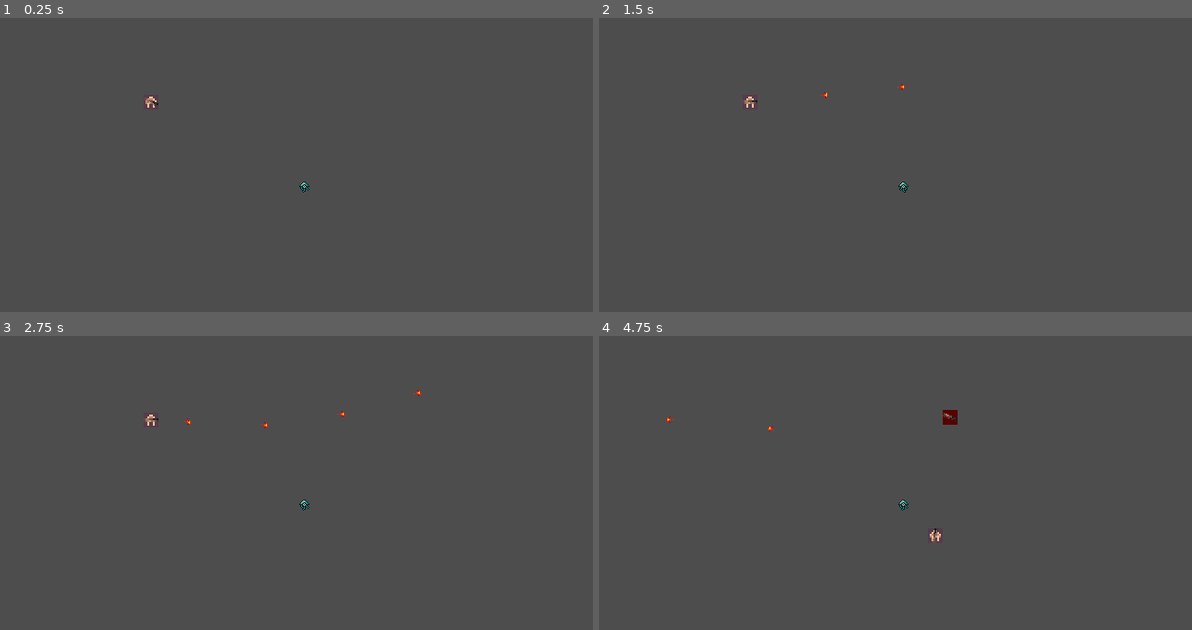
Above: before the commit, frames 1-4 (two rows, left to right).
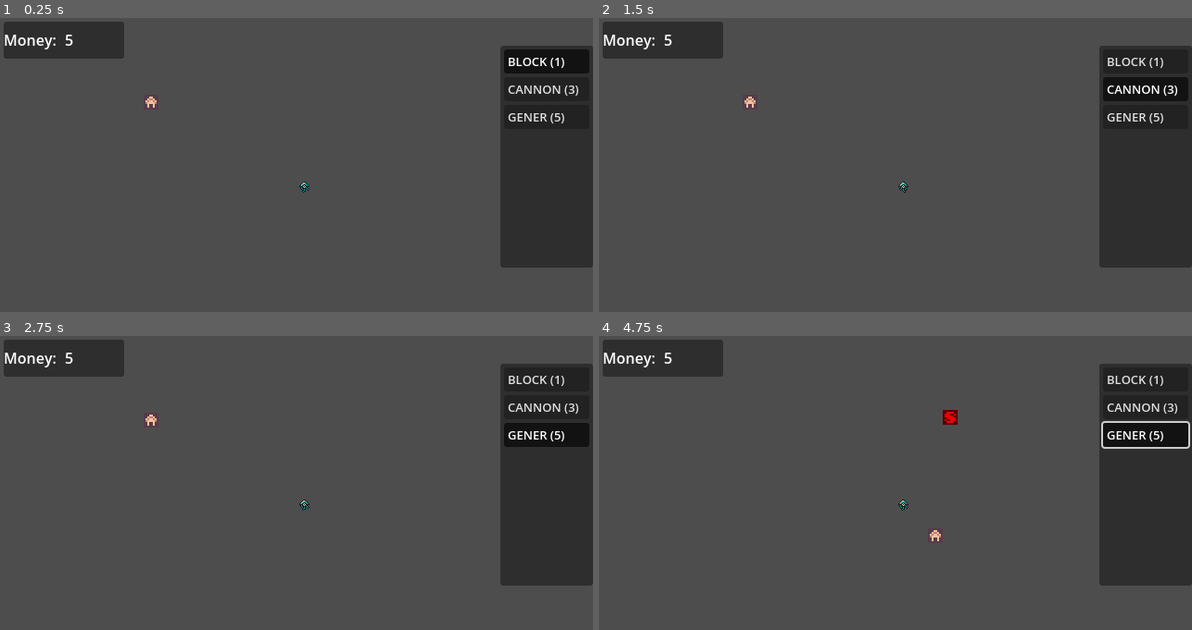
Above: after the commit, the same moments.

Repository: Befrimon/SpaceJourney
Game: Godot game, scene res://scenes/main.tscn
The game is run twice, just before and just after one commit, with the same random seed, the same clock (stepped at 60 frames per second) and the same inputs.
Inputs (mouse positions are in pixels of both pictures, inside the frame that each line leads up to):
- Up to frame 1 (0.25 s): no input
- Up to frame 2 (1.5 s): click (1144, 62) at 0.5 s, where only the run after the commit has a clickable "BLOCK (1)"; click (1144, 88) at 1.25 s, where only the run after the commit has a clickable "CANNON (3)"
- Up to frame 3 (2.75 s): click (545, 435) at 2 s, where only the run after the commit has a clickable "GENER (5)"
- Up to frame 4 (4.75 s): move the mouse to (747, 421) at 2.77 s; hold D (right) 2.78-3.53 s; click (747, 421) at 2.85 s; tap Tab (switch_build) at 3.05, 3.6, 4.55 s; move the mouse to (759, 421) at 3.52 s; hold S (down) 3.53-4.28 s; click (759, 421) at 3.8 s; move the mouse to (954, 418) at 4.27 s; hold D (right) from 4.28 s (still down); click (954, 418) at 4.35 s

The runs differ from the first frame. In frame 1, 14% of the frame differs, in the area x 0-100%, y 1-85%; in frame 2, 14%; in frame 3, 14%; in frame 4, 14%.

Commit message:
Now add cannons, ui and money

Diff:
--- a/project.godot
+++ b/project.godot
@@ -19,6 +19,7 @@
 
 SceneManager="*uid://bqhaoi7ojjnes"
 Constants="*uid://3t88ngxwkqq5"
+Global="*uid://cywqv5ffgifq7"
 
 [display]
 
--- /dev/null
+++ b/resources/shop_group.tres
@@ -0,0 +1,4 @@
+[gd_resource type="ButtonGroup" format=3 uid="uid://c66we7j5pl7u3"]
+
+[resource]
+allow_unpress = true
--- a/resources/tile/block.tres
+++ b/resources/tile/block.tres
@@ -1,14 +1,15 @@
 [gd_resource type="Resource" script_class="MyTileData" format=3 uid="uid://c58nsa68doo2u"]
 
-[ext_resource type="Script" uid="uid://nox1a0ixv83j" path="res://scripts/resources/tile_data.gd" id="1_pojkr"]
-[ext_resource type="Texture2D" uid="uid://dwtfj4pokbxc" path="res://assets/Style E/tilemap_packed.png" id="2_c4jau"]
+[ext_resource type="Script" uid="uid://nox1a0ixv83j" path="res://scripts/resources/tile_data.gd" id="1_qxnln"]
+[ext_resource type="Texture2D" uid="uid://dwtfj4pokbxc" path="res://assets/Style E/tilemap_packed.png" id="2_abvub"]
 
 [sub_resource type="AtlasTexture" id="AtlasTexture_id3vc"]
-atlas = ExtResource("2_c4jau")
+atlas = ExtResource("2_abvub")
 region = Rect2(32, 16, 8, 8)
 
 [resource]
-script = ExtResource("1_pojkr")
+script = ExtResource("1_qxnln")
 name = "Block"
+cost = 1
 texture = SubResource("AtlasTexture_id3vc")
 metadata/_custom_type_script = "uid://nox1a0ixv83j"
--- /dev/null
+++ b/resources/tile/cannon.tres
@@ -0,0 +1,16 @@
+[gd_resource type="Resource" script_class="MyTileData" format=3 uid="uid://cchrl52u3sjhq"]
+
+[ext_resource type="Script" uid="uid://nox1a0ixv83j" path="res://scripts/resources/tile_data.gd" id="1_by7fr"]
+[ext_resource type="Texture2D" uid="uid://dwtfj4pokbxc" path="res://assets/Style E/tilemap_packed.png" id="2_an3s7"]
+
+[sub_resource type="AtlasTexture" id="AtlasTexture_id3vc"]
+atlas = ExtResource("2_an3s7")
+region = Rect2(32, 16, 8, 8)
+
+[resource]
+script = ExtResource("1_by7fr")
+name = "Cannon"
+cost = 3
+texture = SubResource("AtlasTexture_id3vc")
+has_cannon = true
+metadata/_custom_type_script = "uid://nox1a0ixv83j"
--- /dev/null
+++ b/resources/tile/generator.tres
@@ -0,0 +1,16 @@
+[gd_resource type="Resource" script_class="MyTileData" format=3 uid="uid://bonxe5pryw2ao"]
+
+[ext_resource type="Script" uid="uid://nox1a0ixv83j" path="res://scripts/resources/tile_data.gd" id="1_3kbhl"]
+[ext_resource type="Texture2D" uid="uid://dwtfj4pokbxc" path="res://assets/Style E/tilemap_packed.png" id="2_734c4"]
+
+[sub_resource type="AtlasTexture" id="AtlasTexture_t1hqp"]
+atlas = ExtResource("2_734c4")
+region = Rect2(24, 32, 8, 8)
+
+[resource]
+script = ExtResource("1_3kbhl")
+name = "Generator"
+cost = 5
+texture = SubResource("AtlasTexture_t1hqp")
+money_income_delay = 1.0
+metadata/_custom_type_script = "uid://nox1a0ixv83j"
--- /dev/null
+++ b/scenes/game_ui.tscn
@@ -0,0 +1,141 @@
+[gd_scene format=3 uid="uid://b7nc8s2238kml"]
+
+[ext_resource type="Script" uid="uid://cg1t85gc807fo" path="res://scripts/game_ui.gd" id="1_yubou"]
+[ext_resource type="Resource" uid="uid://c58nsa68doo2u" path="res://resources/tile/block.tres" id="2_u001w"]
+[ext_resource type="ButtonGroup" uid="uid://c66we7j5pl7u3" path="res://resources/shop_group.tres" id="2_u2dgd"]
+[ext_resource type="Resource" uid="uid://cchrl52u3sjhq" path="res://resources/tile/cannon.tres" id="3_u2dgd"]
+[ext_resource type="Resource" uid="uid://bonxe5pryw2ao" path="res://resources/tile/generator.tres" id="5_bt76a"]
+
+[sub_resource type="Animation" id="Animation_ojb23"]
+length = 0.001
+tracks/0/type = "value"
+tracks/0/imported = false
+tracks/0/enabled = true
+tracks/0/path = NodePath(".:position")
+tracks/0/interp = 1
+tracks/0/loop_wrap = true
+tracks/0/keys = {
+"times": PackedFloat32Array(0),
+"transitions": PackedFloat32Array(1),
+"update": 0,
+"values": [Vector2(640, 30)]
+}
+
+[sub_resource type="Animation" id="Animation_yubou"]
+resource_name = "default"
+length = 0.25
+tracks/0/type = "value"
+tracks/0/imported = false
+tracks/0/enabled = true
+tracks/0/path = NodePath(".:position")
+tracks/0/interp = 1
+tracks/0/loop_wrap = true
+tracks/0/keys = {
+"times": PackedFloat32Array(0, 0.25),
+"transitions": PackedFloat32Array(1, 1),
+"update": 0,
+"values": [Vector2(640, 30), Vector2(540, 30)]
+}
+
+[sub_resource type="AnimationLibrary" id="AnimationLibrary_rns2u"]
+_data = {
+&"RESET": SubResource("Animation_ojb23"),
+&"default": SubResource("Animation_yubou")
+}
+
+[node name="GameUI" type="Control" unique_id=853261546 node_paths=PackedStringArray("shop_animator", "money_label")]
+layout_mode = 3
+anchors_preset = 15
+anchor_right = 1.0
+anchor_bottom = 1.0
+grow_horizontal = 2
+grow_vertical = 2
+script = ExtResource("1_yubou")
+shop_animator = NodePath("Tiles/AnimationPlayer")
+shop_button_group = ExtResource("2_u2dgd")
+money_label = NodePath("Panel/Money/Count")
+
+[node name="Tiles" type="Panel" parent="." unique_id=1399751600]
+layout_mode = 1
+anchors_preset = 11
+anchor_left = 1.0
+anchor_right = 1.0
+anchor_bottom = 1.0
+offset_top = 30.0
+offset_right = 100.0
+offset_bottom = -50.0
+grow_horizontal = 0
+grow_vertical = 2
+
+[node name="AnimationPlayer" type="AnimationPlayer" parent="Tiles" unique_id=270316796]
+libraries/ = SubResource("AnimationLibrary_rns2u")
+autoplay = &"default"
+
+[node name="MarginContainer" type="MarginContainer" parent="Tiles" unique_id=1405594522]
+layout_mode = 1
+anchors_preset = 15
+anchor_right = 1.0
+anchor_bottom = 1.0
+grow_horizontal = 2
+grow_vertical = 2
+theme_override_constants/margin_left = 4
+theme_override_constants/margin_top = 4
+theme_override_constants/margin_right = 4
+theme_override_constants/margin_bottom = 4
+
+[node name="VBoxContainer" type="VBoxContainer" parent="Tiles/MarginContainer" unique_id=814573716]
+layout_mode = 2
+
+[node name="BlockBtn" type="Button" parent="Tiles/MarginContainer/VBoxContainer" unique_id=1808515859]
+custom_minimum_size = Vector2(0, 20)
+layout_mode = 2
+theme_override_font_sizes/font_size = 13
+toggle_mode = true
+button_pressed = true
+button_group = ExtResource("2_u2dgd")
+text = "BLOCK (1)"
+alignment = 0
+metadata/tile_data = ExtResource("2_u001w")
+
+[node name="CannonBtn" type="Button" parent="Tiles/MarginContainer/VBoxContainer" unique_id=410704515]
+custom_minimum_size = Vector2(0, 20)
+layout_mode = 2
+theme_override_font_sizes/font_size = 13
+toggle_mode = true
+button_group = ExtResource("2_u2dgd")
+text = "CANNON (3)"
+alignment = 0
+metadata/tile_data = ExtResource("3_u2dgd")
+
+[node name="GeneratorBtn" type="Button" parent="Tiles/MarginContainer/VBoxContainer" unique_id=1409704813]
+custom_minimum_size = Vector2(0, 20)
+layout_mode = 2
+theme_override_font_sizes/font_size = 13
+toggle_mode = true
+button_group = ExtResource("2_u2dgd")
+text = "GENER (5)"
+alignment = 0
+metadata/tile_data = ExtResource("5_bt76a")
+
+[node name="Panel" type="Panel" parent="." unique_id=1540961721]
+layout_mode = 0
+offset_left = 4.0
+offset_top = 4.0
+offset_right = 134.0
+offset_bottom = 44.0
+
+[node name="Money" type="HBoxContainer" parent="Panel" unique_id=398046492]
+layout_mode = 1
+anchors_preset = 15
+anchor_right = 1.0
+anchor_bottom = 1.0
+grow_horizontal = 2
+grow_vertical = 2
+
+[node name="Title" type="Label" parent="Panel/Money" unique_id=1482467261]
+layout_mode = 2
+text = "Money: "
+
+[node name="Count" type="Label" parent="Panel/Money" unique_id=248865405]
+layout_mode = 2
+text = "1000"
--- a/scenes/ship.tscn
+++ b/scenes/ship.tscn
@@ -3,6 +3,10 @@
 [ext_resource type="Script" uid="uid://derk7cjfwo8tk" path="res://scripts/ship.gd" id="1_2gnfn"]
 [ext_resource type="PackedScene" uid="uid://y4jq8vyyx4h2" path="res://scenes/tile.tscn" id="2_4tobq"]
 [ext_resource type="Resource" uid="uid://byi8oguqngvbh" path="res://resources/tile/root.tres" id="3_4tobq"]
+[ext_resource type="PackedScene" uid="uid://b7nc8s2238kml" path="res://scenes/game_ui.tscn" id="4_tfsc7"]
+
+[sub_resource type="ButtonGroup" id="ButtonGroup_tfsc7"]
+allow_unpress = true
 
 [node name="Ship" type="CharacterBody2D" unique_id=65887]
 scale = Vector2(2, 2)
@@ -13,3 +17,9 @@
 data = ExtResource("3_4tobq")
 
 [node name="CanvasLayer" type="CanvasLayer" parent="." unique_id=1739690124]
+
+[node name="GameUI" parent="CanvasLayer" unique_id=853261546 node_paths=PackedStringArray("ship_parent") instance=ExtResource("4_tfsc7")]
+ship_parent = NodePath("../..")
+shop_button_group = SubResource("ButtonGroup_tfsc7")
+
+[connection signal="shop_select" from="." to="." method="_on_shop_select"]
--- a/scenes/tile.tscn
+++ b/scenes/tile.tscn
@@ -2,7 +2,6 @@
 
 [ext_resource type="Script" uid="uid://ch5h6nblis4pi" path="res://scripts/tile.gd" id="1_3dk36"]
 [ext_resource type="Texture2D" uid="uid://dwtfj4pokbxc" path="res://assets/Style E/tilemap_packed.png" id="2_ywnoi"]
-[ext_resource type="PackedScene" uid="uid://b67pb5cwowwcb" path="res://scenes/cannon.tscn" id="3_jy7pm"]
 
 [sub_resource type="AtlasTexture" id="AtlasTexture_jy7pm"]
 atlas = ExtResource("2_ywnoi")
@@ -14,13 +13,14 @@
 [sub_resource type="CircleShape2D" id="CircleShape2D_ywnoi"]
 radius = 2.0
 
-[node name="Tile" type="StaticBody2D" unique_id=222142140 node_paths=PackedStringArray("sprite", "hitbox", "allow_area", "deny_area")]
+[node name="Tile" type="StaticBody2D" unique_id=222142140 node_paths=PackedStringArray("sprite", "hitbox", "allow_area", "deny_area", "money_timer")]
 input_pickable = true
 script = ExtResource("1_3dk36")
 sprite = NodePath("Sprite2D")
 hitbox = NodePath("Hitbox")
 allow_area = NodePath("Connect")
 deny_area = NodePath("Deny")
+money_timer = NodePath("MoneyIncome")
 
 [node name="Sprite2D" type="Sprite2D" parent="." unique_id=487431968]
 texture = SubResource("AtlasTexture_jy7pm")
@@ -52,9 +52,9 @@
 [node name="CollisionShape_01" type="CollisionShape2D" parent="Deny" unique_id=1982689038]
 shape = SubResource("CircleShape2D_ywnoi")
 
-[node name="Cannon" parent="." unique_id=881392516 instance=ExtResource("3_jy7pm")]
-is_player = true
+[node name="MoneyIncome" type="Timer" parent="." unique_id=921130354]
 
 [connection signal="hit" from="." to="." method="_on_hit"]
 [connection signal="mouse_entered" from="." to="." method="_on_mouse_entered"]
 [connection signal="mouse_exited" from="." to="." method="_on_mouse_exited"]
+[connection signal="timeout" from="MoneyIncome" to="." method="_on_money_income_timeout"]
--- a/scripts/bullet.gd
+++ b/scripts/bullet.gd
@@ -21,10 +21,8 @@
 
 	match (parent):
 		Owners.PLAYER:
-			collision_layer = 2
 			collision_mask = 2
 		Owners.ENEMY:
-			collision_layer = 1
 			collision_mask = 1
 
 func _physics_process(delta: float) -> void:
--- /dev/null
+++ b/scripts/game_ui.gd
@@ -0,0 +1,23 @@
+extends Control
+
+@export var ship_parent: Ship = null
+
+@export var shop_animator: AnimationPlayer = null
+@export var shop_button_group: ButtonGroup = null
+
+@export var money_label: Label = null
+
+var shop_opened: bool = false
+
+func _ready() -> void:
+	shop_button_group.pressed.connect(_select_shop_tile)
+
+func _process(_delta: float) -> void:
+	money_label.text = "%d" % Global.money
+
+	if Input.is_action_just_pressed("switch_build"):
+		pass
+
+func _select_shop_tile(button: BaseButton) -> void:
+	var data: MyTileData = button.get_meta("tile_data")
+	ship_parent.shop_select.emit(data)
--- /dev/null
+++ b/scripts/global/global.gd
@@ -0,0 +1,3 @@
+extends Node
+
+var money: int = 5
--- a/scripts/resources/tile_data.gd
+++ b/scripts/resources/tile_data.gd
@@ -1,5 +1,8 @@
 extends Resource
 class_name MyTileData
 
-@export var name: String
-@export var texture: Texture
+@export var name: String = ""
+@export var cost: int = 0
+@export var texture: Texture = null
+@export var has_cannon: bool = false
+@export var money_income_delay: float = 0
--- a/scripts/ship.gd
+++ b/scripts/ship.gd
@@ -1,7 +1,11 @@
 extends CharacterBody2D
+class_name Ship
+
+signal shop_select(new_data: MyTileData)
 
 @export var speed: float = 1e4
 
+var current: MyTileData = Constants.TILE_DATA.block
 var preview: Tile = null
 var build_mode: bool = false
 
@@ -10,8 +14,7 @@
 	if Input.is_action_just_pressed("switch_build"):
 		build_mode = !build_mode
 		if build_mode:
-			preview = preload("uid://y4jq8vyyx4h2").instantiate()
-			add_child(preview)
+			_recreate_preview()
 		elif preview:
 			preview.queue_free()
 
@@ -22,8 +25,7 @@
 
 	if build_mode and Input.is_action_just_pressed("build") and preview.check_prebuild():
 		preview.build()
-		preview = preload("uid://y4jq8vyyx4h2").instantiate()
-		add_child(preview)
+		_recreate_preview()
 
 func _physics_process(delta: float) -> void:
 	var x_dir = Input.get_axis("left", "right")
@@ -32,3 +34,16 @@
 	velocity = Vector2(x_dir, y_dir) * speed * delta
 
 	move_and_slide()
+
+
+func _on_shop_select(new_data: MyTileData) -> void:
+	current = new_data
+	if !preview:
+		return
+	preview.queue_free()
+	_recreate_preview()
+
+func _recreate_preview() -> void:
+	preview = preload("uid://y4jq8vyyx4h2").instantiate()
+	preview.data = current
+	add_child(preview)
--- a/scripts/tile.gd
+++ b/scripts/tile.gd
@@ -10,6 +10,7 @@
 @export var hitbox: CollisionShape2D = null
 @export var allow_area: Area2D = null
 @export var deny_area: Area2D = null
+@export var money_timer: Timer = null
 
 var mouse_focus: bool = false
 var placed: bool = false
@@ -50,9 +51,22 @@
 		_death()
 
 func build() -> void:
+	if Global.money < data.cost:
+		queue_free()
+		return
+
+	Global.money -= data.cost
 	placed = true
 	hitbox.disabled = false
 	sprite.modulate = Color(1, 1, 1)
+
+	if data.has_cannon:
+		var cannon = preload("uid://b67pb5cwowwcb").instantiate()
+		cannon.is_player = true
+		add_child(cannon)
+
+	if data.money_income_delay > 0:
+		money_timer.start(data.money_income_delay)
 
 	for n in allow_area.get_overlapping_bodies():
 		if !n is Tile: continue
@@ -80,3 +94,6 @@
 
 func _on_mouse_exited() -> void:
 	mouse_focus = false
+
+func _on_money_income_timeout() -> void:
+	Global.money += 1
Not shown, added: scripts/game_ui.gd.uid
Not shown, added: scripts/global/global.gd.uid
